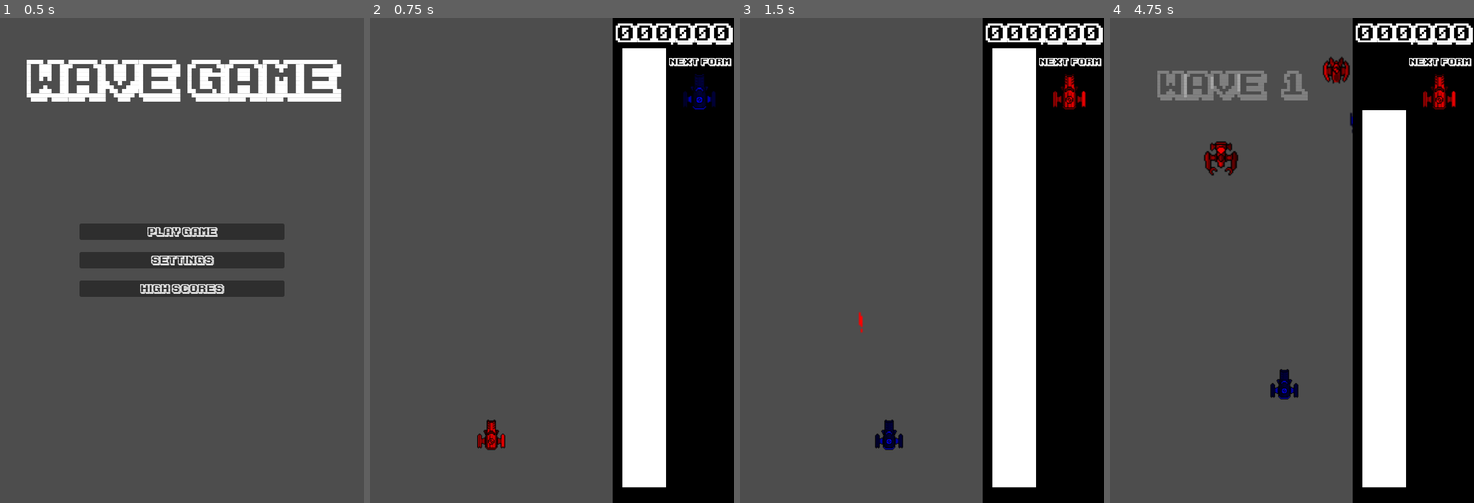
Above: before the commit, frames 1-4 (left to right).
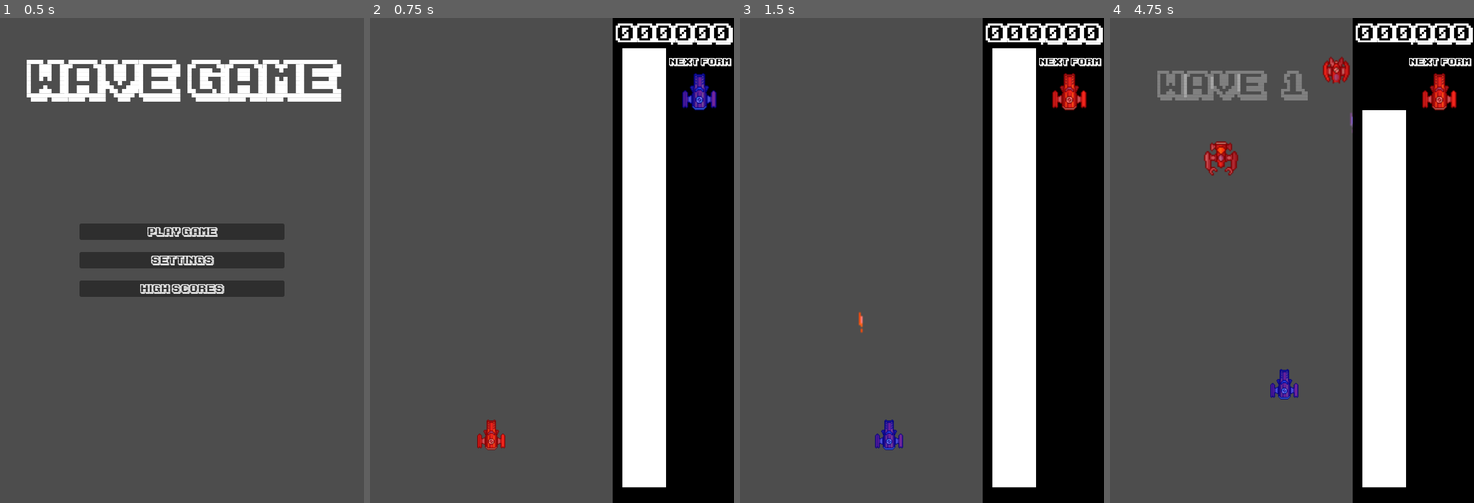
Above: after the commit, the same moments.

Repository: parkernalch/wave-jam
Game: Godot game, scene res://Scenes/Menus/menus.tscn
Two runs of this game, one before a commit and one after it. Both use one fixed random seed, a clock stepped at 60 frames per second and the inputs below.
Inputs (mouse positions are in pixels of both pictures, inside the frame that each line leads up to):
- Up to frame 1 (0.5 s): no input
- Up to frame 2 (0.75 s): click "Play Game" at 0.5 s
- Up to frame 3 (1.5 s): tap Enter at 1.25 s; move the mouse to (1002, 236) at 1.27 s; hold D (right) from 1.28 s (still down); hold Right mouse button (shoot) from 1.28 s (still down); click (1002, 236) at 1.35 s
- Up to frame 4 (4.75 s): move the mouse to (1219, 284) at 2.02 s; release D (right) at 2.03 s; release Right mouse button (shoot) at 2.03 s; hold S (down) 2.03-2.78 s; right-click (1219, 284) at 2.1 s; click (1219, 284) at 2.3 s; tap Space at 2.75 s; move the mouse to (1328, 153) at 2.77 s; hold D (right) 2.78-3.53 s; hold Shift (boost) 2.78-3.53 s; right-click (1328, 153) at 3.05 s; move the mouse to (1273, 357) at 3.52 s; hold W (up) 3.53-4.28 s; click (1273, 357) at 3.6 s; move the mouse to (1401, 333) at 4.27 s; hold A (left) from 4.28 s (still down); hold Right mouse button (shoot) from 4.28 s (still down)

Frame 1 is identical in both runs. In frame 2, 0.8% of the frame differs, in the area x 29-96%, y 11-90%; in frame 3, 0.8%; in frame 4, 1.6%, in the area x 25-96%, y 8-79%.

Commit message:
Updated tint shader | Added Yellow color

Diff:
--- a/Assets/Shaders/TintShader.gdshader
+++ b/Assets/Shaders/TintShader.gdshader
@@ -1,11 +1,15 @@
 shader_type canvas_item;
 
 uniform vec4 tint_color : source_color = vec4(1.0, 0.0, 0.0, 1.0);
+// How much of the tint to apply. 0.0 = original texture only, 1.0 = full tint.
+uniform float tint_strength : hint_range(0.0, 1.0) = 1.0;
 
 void fragment() {
     vec4 tex = texture(TEXTURE, UV);
-    vec3 out_rgb;
-    out_rgb = tex.rgb * tint_color.rgb;
-    float out_a = tex.a * tint_color.a;
-    COLOR = vec4(out_rgb, out_a);
+    // Mix the original texture color with the tint color based on tint_strength.
+    // Keep the texture's alpha but allow the tint's alpha to scale it when
+    // tint_strength > 0 (so setting tint alpha can dim the sprite if desired).
+    vec3 mixed_rgb = mix(tex.rgb, tint_color.rgb, tint_strength);
+    float mixed_a = tex.a * mix(1.0, tint_color.a, tint_strength);
+    COLOR = vec4(mixed_rgb, mixed_a);
 }
--- a/Entities/Bullet/Bullet.gd
+++ b/Entities/Bullet/Bullet.gd
@@ -18,17 +18,27 @@
 	wave_form = waveForm
 	self.damage = damage
 	self.all_waves = all_waves
-	var color =  Vector4(0, 0, 0, 1) if all_waves else wave_form["color"]
+	var color =  Vector4(0, 0, 0, 1) if all_waves else wave_form
 	set_tint(color)
 	bullet_angle = angle
 	self.bullet_piercing = bullet_piercing
 
-func set_tint(color: Vector4) -> void:
+func set_tint(param) -> void:
+	var color: Vector4
+	var strength: float = 1.0
+	if typeof(param) == TYPE_DICTIONARY:
+		var dict := param as Dictionary
+		color = dict["color"] if dict.has("color") else Vector4(1,1,1,1)
+		strength = float(dict["tint_strength"]) if dict.has("tint_strength") else 1.0
+	else:
+		color = param
+
 	# Root node material
 	if material and material is ShaderMaterial:
 		var mat := (material as ShaderMaterial).duplicate(true) as ShaderMaterial
 		material = mat
 		mat.set_shader_parameter("tint_color", color)
+		mat.set_shader_parameter("tint_strength", strength)
 
 	# AnimatedSprite2D material
 	if has_node("AnimatedSprite2D"):
@@ -37,6 +47,7 @@
 			var amat := (anim.material as ShaderMaterial).duplicate(true) as ShaderMaterial
 			anim.material = amat
 			amat.set_shader_parameter("tint_color", color)
+			amat.set_shader_parameter("tint_strength", strength)
 
 # Called every frame. 'delta' is the elapsed time since the previous frame.
 func _physics_process(delta: float) -> void:
--- a/Entities/EnemyBullet/EnemyBullet.gd
+++ b/Entities/EnemyBullet/EnemyBullet.gd
@@ -13,14 +13,24 @@
 func shoot(bulletSpeed, wave_form):
 	current_wave_form = wave_form
 	bullet_speed = bulletSpeed
-	set_tint(current_wave_form["color"])
+	set_tint(current_wave_form)
 
-func set_tint(color: Vector4) -> void:
+func set_tint(param) -> void:
+	var color: Vector4
+	var strength: float = 1.0
+	if typeof(param) == TYPE_DICTIONARY:
+		var dict := param as Dictionary
+		color = dict["color"] if dict.has("color") else Vector4(1,1,1,1)
+		strength = float(dict["tint_strength"]) if dict.has("tint_strength") else 1.0
+	else:
+		color = param
+
 	# Root node material
 	if material and material is ShaderMaterial:
 		var mat := (material as ShaderMaterial).duplicate(true) as ShaderMaterial
 		material = mat
 		mat.set_shader_parameter("tint_color", color)
+		mat.set_shader_parameter("tint_strength", strength)
 
 	if has_node("AnimatedSprite2D"):
 		var anim := $AnimatedSprite2D
@@ -28,6 +38,7 @@
 			var amat := (anim.material as ShaderMaterial).duplicate(true) as ShaderMaterial
 			anim.material = amat
 			amat.set_shader_parameter("tint_color", color)
+			amat.set_shader_parameter("tint_strength", strength)
 
 
 # Called every frame. 'delta' is the elapsed time since the previous frame.
--- a/Entities/EnemySpawner/EnemySpawner.gd
+++ b/Entities/EnemySpawner/EnemySpawner.gd
@@ -98,8 +98,8 @@
 	elif (globals.current_wave == 10):
 		globals.available_wave_forms.append(CONSTANTS.DEFAULT_WAVE_FORMS.SQUARE)
 		# wave_count_label.text = "Wave: %d Square Form Added" % globals.current_wave
-	else:
-		wave_count_label.text = "Wave: %d" % globals.current_wave
+	# else:
+	wave_count_label.text = "Wave: %d" % globals.current_wave
 
 	signal_bus.wave_changed.emit(globals.current_wave)
 	for i in range(0, enemy_count_per_wave + globals.current_wave - 1):
--- a/Entities/GruntEnemy/GruntEnemy.gd
+++ b/Entities/GruntEnemy/GruntEnemy.gd
@@ -47,6 +47,7 @@
 		mat.shader = tint_shader
 		material = mat
 		mat.set_shader_parameter("tint_color", current_wave_form["color"])
+		mat.set_shader_parameter("tint_strength", float(current_wave_form["tint_strength"]) if current_wave_form.has("tint_strength") else 1.0)
 
 	# AnimatedSprite2D material
 	if has_node("AnimatedSprite2D"):
@@ -56,6 +57,7 @@
 			amat.shader = tint_shader
 			anim.material = amat
 			amat.set_shader_parameter("tint_color", current_wave_form["color"])
+			amat.set_shader_parameter("tint_strength", float(current_wave_form["tint_strength"]) if current_wave_form.has("tint_strength") else 1.0)
 
 # Called when the node enters the scene tree for the first time.
 func _ready() -> void:
--- a/Entities/HoverEnemy/HoverEnemy.gd
+++ b/Entities/HoverEnemy/HoverEnemy.gd
@@ -51,6 +51,7 @@
 		mat.shader = tint_shader
 		material = mat
 		mat.set_shader_parameter("tint_color", current_wave_form["color"])
+		mat.set_shader_parameter("tint_strength", float(current_wave_form["tint_strength"]) if current_wave_form.has("tint_strength") else 1.0)
 
 	# AnimatedSprite2D material
 	if has_node("AnimatedSprite2D"):
@@ -60,6 +61,7 @@
 			amat.shader = tint_shader
 			anim.material = amat
 			amat.set_shader_parameter("tint_color", current_wave_form["color"])
+			amat.set_shader_parameter("tint_strength", float(current_wave_form["tint_strength"]) if current_wave_form.has("tint_strength") else 1.0)
 
 # Called when the node enters the scene tree for the first time.
 func _ready() -> void:
--- a/Entities/Player/Player.gd
+++ b/Entities/Player/Player.gd
@@ -44,6 +44,7 @@
 	globals.available_wave_forms = FORMS.values().slice(0,2)
 	absorb_all_forms_timer = get_parent().find_child("AbsorbAllFormsTimer")
 	absorb_all_forms_timer.connect("timeout", _on_absorb_all_forms_timeout)
+	set_tint(current_form)
 
 func _physics_process(delta: float) -> void:
 	spatial_hash.update(self, get_aabb())
@@ -66,17 +67,27 @@
 func change_form():
 	# form_index = (form_index + 1) % FORMS.size()
 	form_index = (form_index + 1) % globals.available_wave_forms.size()
-	# current_form = FORMS.values()[form_index]
 	current_form = globals.available_wave_forms[form_index]
-	set_tint(current_form["color"])
+	set_tint(current_form)
 	signal_bus.form_changed.emit(form_index)
 
-func set_tint(color: Vector4) -> void:
+func set_tint(param) -> void:
+	# Accept either a Vector4 color or a wave-form Dictionary with `color` and `tint_strength`.
+	var color: Vector4
+	var strength: float = 1.0
+	if typeof(param) == TYPE_DICTIONARY:
+		var dict := param as Dictionary
+		color = dict["color"] if dict.has("color") else Vector4(1,1,1,1)
+		strength = float(dict["tint_strength"]) if dict.has("tint_strength") else 1.0
+	else:
+		color = param
+
 	# Root node material
 	if material and material is ShaderMaterial:
 		var mat := (material as ShaderMaterial).duplicate(true) as ShaderMaterial
 		material = mat
 		mat.set_shader_parameter("tint_color", color)
+		mat.set_shader_parameter("tint_strength", strength)
 
 	# AnimatedSprite2D material
 	if has_node("AnimatedSprite2D"):
@@ -85,6 +96,7 @@
 			var amat := (anim.material as ShaderMaterial).duplicate(true) as ShaderMaterial
 			anim.material = amat
 			amat.set_shader_parameter("tint_color", color)
+			amat.set_shader_parameter("tint_strength", strength)
 
 func shoot(angle=0) -> void:
 	var bullet = Bullet.instantiate()
--- a/Entities/ScrollingEnemy/ScrollingEnemy.gd
+++ b/Entities/ScrollingEnemy/ScrollingEnemy.gd
@@ -50,6 +50,7 @@
 		mat.shader = tint_shader
 		material = mat
 		mat.set_shader_parameter("tint_color", current_wave_form["color"])
+		mat.set_shader_parameter("tint_strength", float(current_wave_form["tint_strength"]) if current_wave_form.has("tint_strength") else 1.0)
 
 	# AnimatedSprite2D material
 	if has_node("AnimatedSprite2D"):
@@ -59,6 +60,7 @@
 			amat.shader = tint_shader
 			anim.material = amat
 			amat.set_shader_parameter("tint_color", current_wave_form["color"])
+			amat.set_shader_parameter("tint_strength", float(current_wave_form["tint_strength"]) if current_wave_form.has("tint_strength") else 1.0)
 
 # Called when the node enters the scene tree for the first time.
 func _ready() -> void:
--- a/Globals/Constants.gd
+++ b/Globals/Constants.gd
@@ -3,10 +3,10 @@
 
 # compile-time constant (accessible as CONSTANTS.DEFAULT_WAVE_FORMS)
 const DEFAULT_WAVE_FORMS := {
-    "SIN": {"name": "SIN", "color": Vector4(1,0,0,1.0)},
-    "TRIANGLE": {"name": "TRIANGLE", "color": Vector4(0.0, 0.0, 1.0, 1.0)},
-    "SAWTOOTH": {"name": "SAWTOOTH", "color": Vector4(0.0, 1.0, 0.0, 1.0)},
-    "SQUARE": {"name": "SQUARE", "color": Vector4(0.0, 1.0, 1.0, 1.0)},
+    "SIN": {"name": "SIN", "color": Vector4(1,0,0,1.0), "tint_strength": .5},
+    "TRIANGLE": {"name": "TRIANGLE", "color": Vector4(0.0, 0.0, 1.0, 1.0), "tint_strength": .5},
+    "SAWTOOTH": {"name": "SAWTOOTH", "color": Vector4(0.0, 1.0, 0.0, 1.0), "tint_strength": .5},
+    "SQUARE": {"name": "SQUARE", "color": Vector4(1.0, 1.0, 0.0, 1.0), "tint_strength": .5},
 }
 
 # editable copy exposed to the inspector; initialized from the constant
--- a/Scenes/Game/game.gd
+++ b/Scenes/Game/game.gd
@@ -35,7 +35,7 @@
 	damage_progress_bar.max_value = damage_timer.wait_time
 	signal_bus.connect("form_changed", _on_form_changed)
 	next_form_indicator = $UICanvas/UI/NextFormIndicator
-	set_tint(next_form["color"])
+	set_tint(next_form)
 	time_slow_timer.connect("timeout", _on_time_slow_timeout)
 	signal_bus.connect("time_slow_started", _start_time_slow)
 	signal_bus.connect("game_paused", _on_pause)
@@ -43,12 +43,23 @@
 	game_jolt_helper.connect("scores_fetched", _change_to_menu)
 
 
-func set_tint(color: Vector4) -> void:
+func set_tint(param) -> void:
+	# Accept a wave-form dict or a raw color
+	var color: Vector4
+	var strength: float = 1.0
+	if typeof(param) == TYPE_DICTIONARY:
+		var dict := param as Dictionary
+		color = dict["color"] if dict.has("color") else Vector4(1,1,1,1)
+		strength = float(dict["tint_strength"]) if dict.has("tint_strength") else 1.0
+	else:
+		color = param
+
 	if next_form_indicator:
 		if next_form_indicator.material and next_form_indicator.material is ShaderMaterial:
 			var amat := (next_form_indicator.material as ShaderMaterial).duplicate(true) as ShaderMaterial
 			next_form_indicator.material = amat
 			amat.set_shader_parameter("tint_color", color)
+			amat.set_shader_parameter("tint_strength", strength)
 
 func show_game_over():
 	var panel = get_tree().get_current_scene().get_node("UICanvas/DeathUI")  # adjust path
@@ -129,7 +140,7 @@
 func _on_form_changed(form_index):
 	next_form_index = (form_index + 1) % globals.available_wave_forms.size()
 	next_form = globals.available_wave_forms[next_form_index]
-	set_tint(next_form["color"])
+	set_tint(next_form)
 
 func _on_time_slow_timeout() -> void:
 	globals.time_slow_active = false
--- a/Scenes/Game/game.tscn
+++ b/Scenes/Game/game.tscn
@@ -26,6 +26,7 @@
 [sub_resource type="ShaderMaterial" id="ShaderMaterial_upfqs"]
 shader = ExtResource("8_ypmwd")
 shader_parameter/tint_color = Color(1, 0, 0, 1)
+shader_parameter/tint_strength = 1.0
 
 [node name="Game" type="Node2D"]
 script = ExtResource("1_ciybh")
Not shown: 1 places in Scenes/Game/game.tscn that only renumber resources
